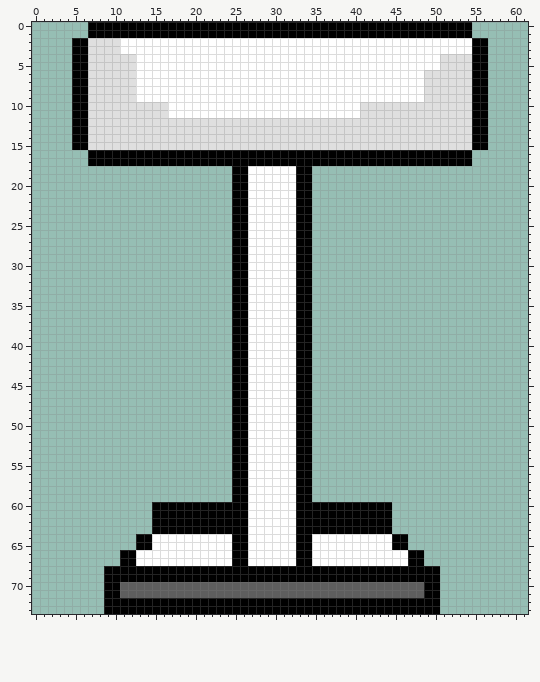
File history of a pixel-art file, sprites/BarStool.aseprite. The picture above is the old version.
62x74 pixels, 1 frame.
The result:
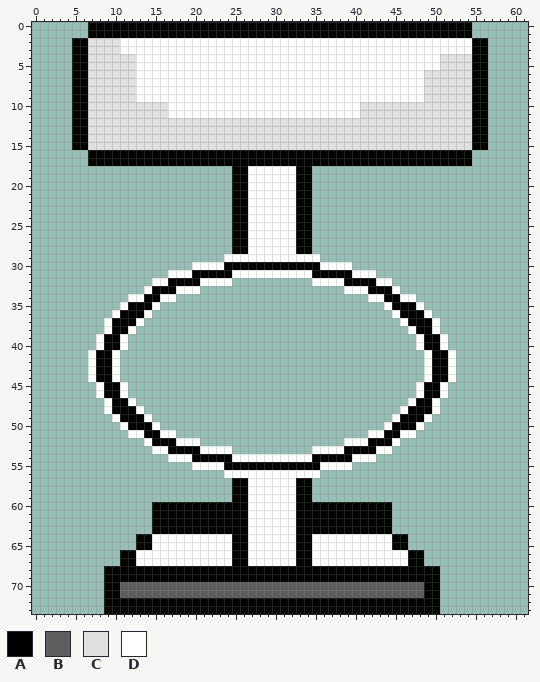
Palette (. is transparent): A #000000  B #5e5e5e  C #dfdfdf  D #ffffff
Edits made:
@@ x 0..61 @@
 28 .........................AADDDDDDAA...........................
-29 .........................AADDDDDDAA...........................
-30 .........................AADDDDDDAA...........................
-31 .........................AADDDDDDAA...........................
-32 .........................AADDDDDDAA...........................
-33 .........................AADDDDDDAA...........................
-34 .........................AADDDDDDAA...........................
-35 .........................AADDDDDDAA...........................
-36 .........................AADDDDDDAA...........................
-37 .........................AADDDDDDAA...........................
-38 .........................AADDDDDDAA...........................
-39 .........................AADDDDDDAA...........................
-40 .........................AADDDDDDAA...........................
-41 .........................AADDDDDDAA...........................
-42 .........................AADDDDDDAA...........................
-43 .........................AADDDDDDAA...........................
-44 .........................AADDDDDDAA...........................
-45 .........................AADDDDDDAA...........................
-46 .........................AADDDDDDAA...........................
-47 .........................AADDDDDDAA...........................
-48 .........................AADDDDDDAA...........................
-49 .........................AADDDDDDAA...........................
-50 .........................AADDDDDDAA...........................
-51 .........................AADDDDDDAA...........................
-52 .........................AADDDDDDAA...........................
-53 .........................AADDDDDDAA...........................
-54 .........................AADDDDDDAA...........................
-55 .........................AADDDDDDAA...........................
-56 .........................AADDDDDDAA...........................
+29 ........................DDDDDDDDDDDD..........................
+30 ....................DDDDAAAAAAAAAAAADDDD......................
+31 .................DDDAAAAADDDDDDDDDDAAAAADDD...................
+32 ...............DDAAAADDDD..........DDDDAAAADD.................
+33 ..............DAAADDD..................DDDAAAD................
+34 ............DDAADD........................DDAADD..............
+35 ...........DAAAD............................DAAAD.............
+36 ..........DAAAD..............................DAAAD............
+37 .........DAAAD................................DAAAD...........
+38 .........DAAD..................................DAAD...........
+39 ........DAAD....................................DAAD..........
+40 ........DAAD....................................DAAD..........
+41 .......DAAD......................................DAAD.........
+42 .......DAAD......................................DAAD.........
+43 .......DAAD......................................DAAD.........
+44 .......DAAD......................................DAAD.........
+45 ........DAAD....................................DAAD..........
+46 ........DAAD....................................DAAD..........
+47 .........DAAD..................................DAAD...........
+48 .........DAAAD................................DAAAD...........
+49 ..........DAAAD..............................DAAAD............
+50 ...........DAAAD............................DAAAD.............
+51 ............DDAADD........................DDAADD..............
+52 ..............DAAADDD..................DDDAAAD................
+53 ...............DDAAAADDDD..........DDDDAAAADD.................
+54 .................DDDAAAAADDDDDDDDDDAAAAADDD...................
+55 ....................DDDDAAAAAAAAAAAADDDD......................
+56 ........................DDDDDDDDDDDD..........................
 57 .........................AADDDDDDAA...........................
Where, in picture pixels (left, top, right, bottom), the same in both pictures:
changed: (88, 254, 456, 478)
